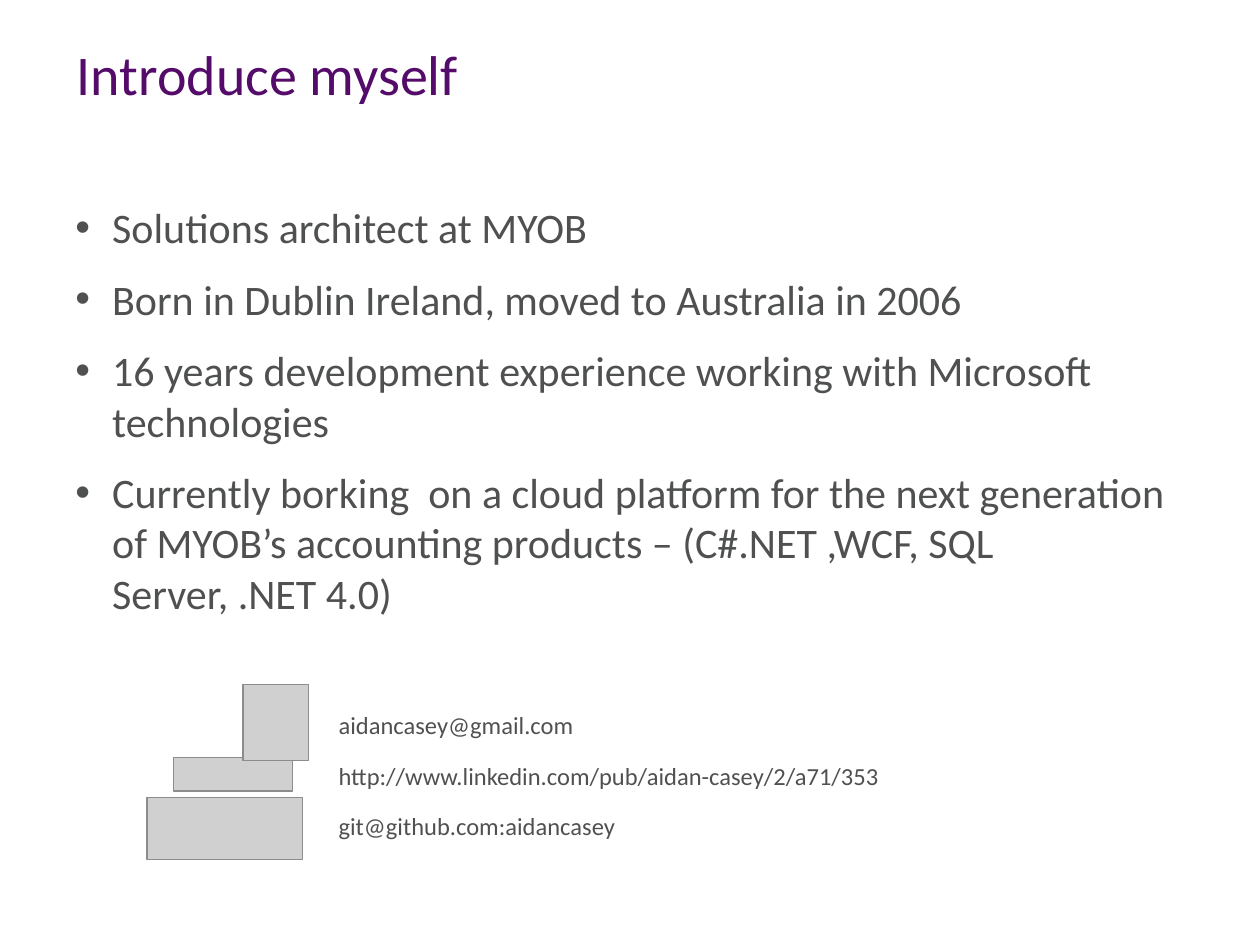
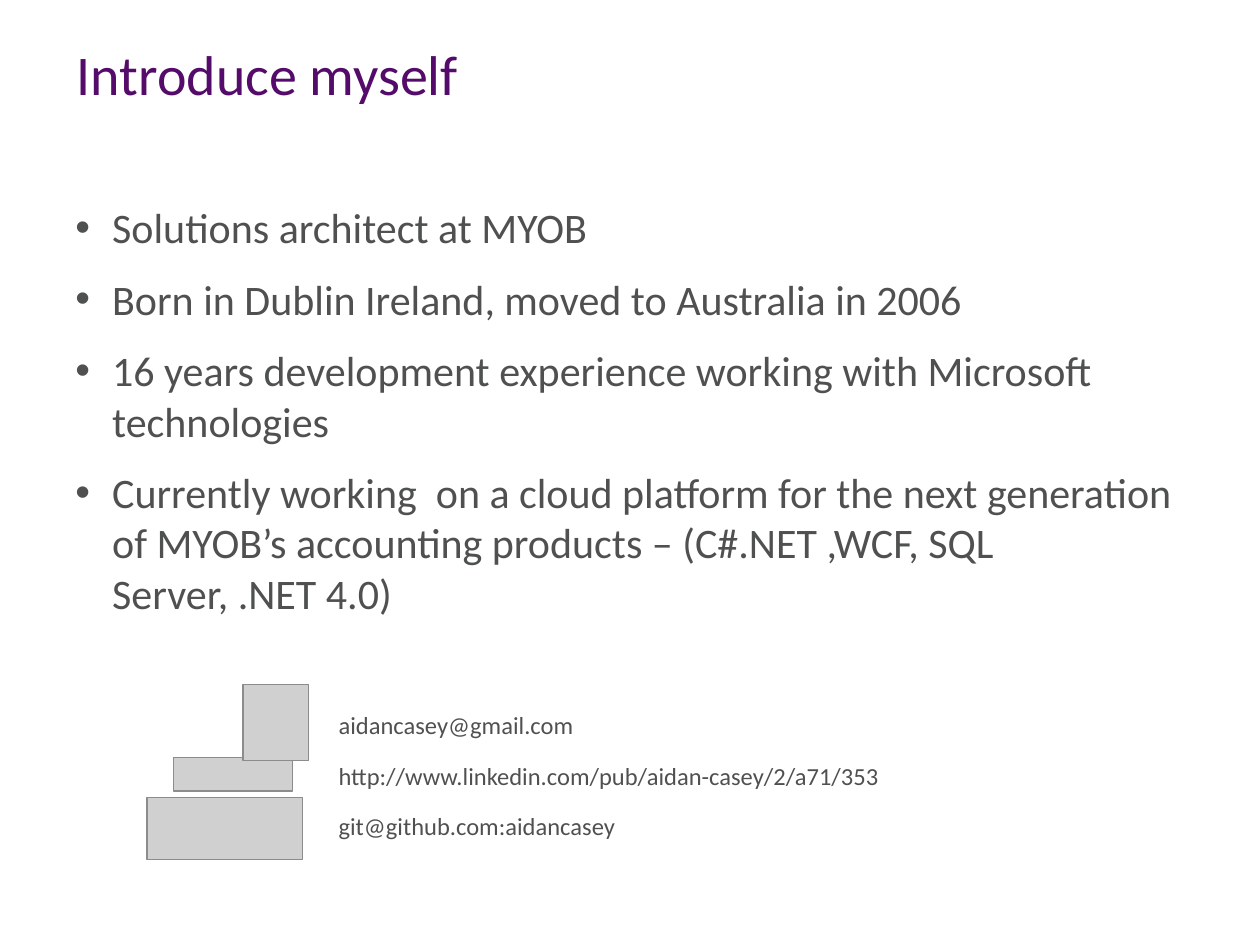
Before and after one commit to aidancasey/AzureNodeChatClient, a slide deck: slide 2 of presentation/Building Node.js Applications on Windows Azure.pptx. Drawn at 1260x945 pixels with LibreOffice and Linux fonts; fonts in the diff are those of the drawing; grey boxes stand for pictures; background and template pictures are left out. Boxes give left, top, right and bottom in pixels: in the first picture for what was removed or moved away, otherwise in the second. Text is boxed around its words. In the diff, an @@ line names an element or a change of style, - is before the commit and + after.

```diff
--- a/presentation/Building Node.js Applications on Windows Azure.pptx
+++ b/presentation/Building Node.js Applications on Windows Azure.pptx
@@ text at <box>112,479,1171,615</box>: text changed @@
-• Currently borking on a cloud platform for the next generation of MYOB’s accounting products – (C#.NET ,WCF, SQL Server, .NET 4.0)
+• Currently working on a cloud platform for the next generation of MYOB’s accounting products – (C#.NET ,WCF, SQL Server, .NET 4.0)
```
